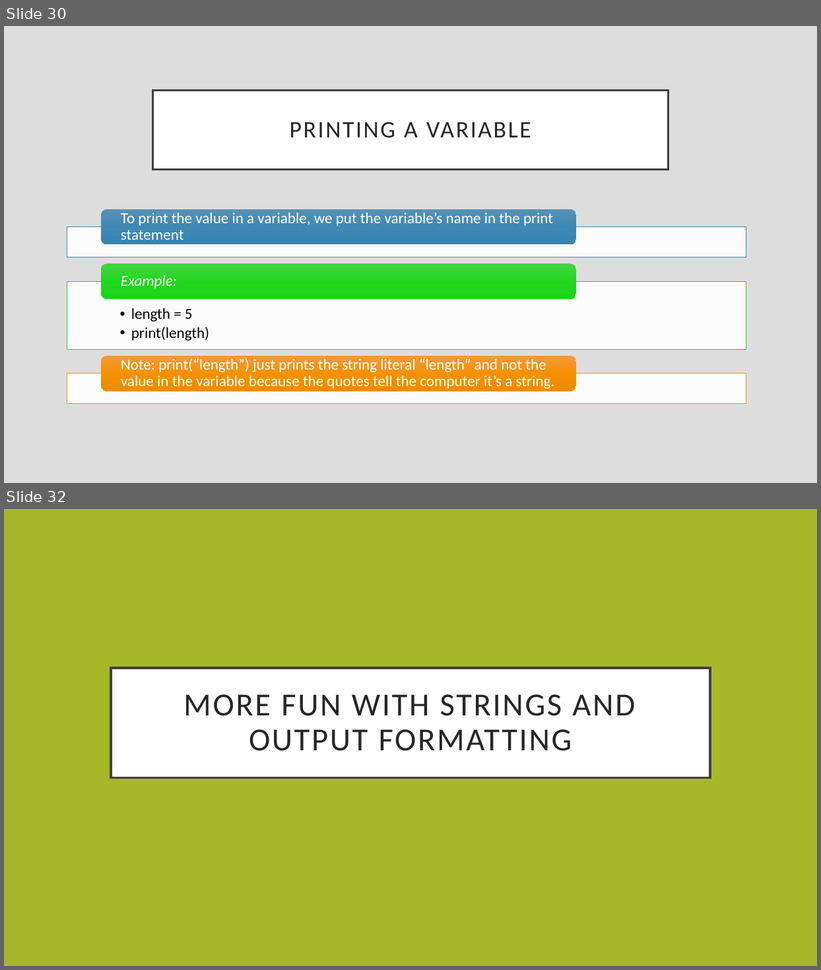
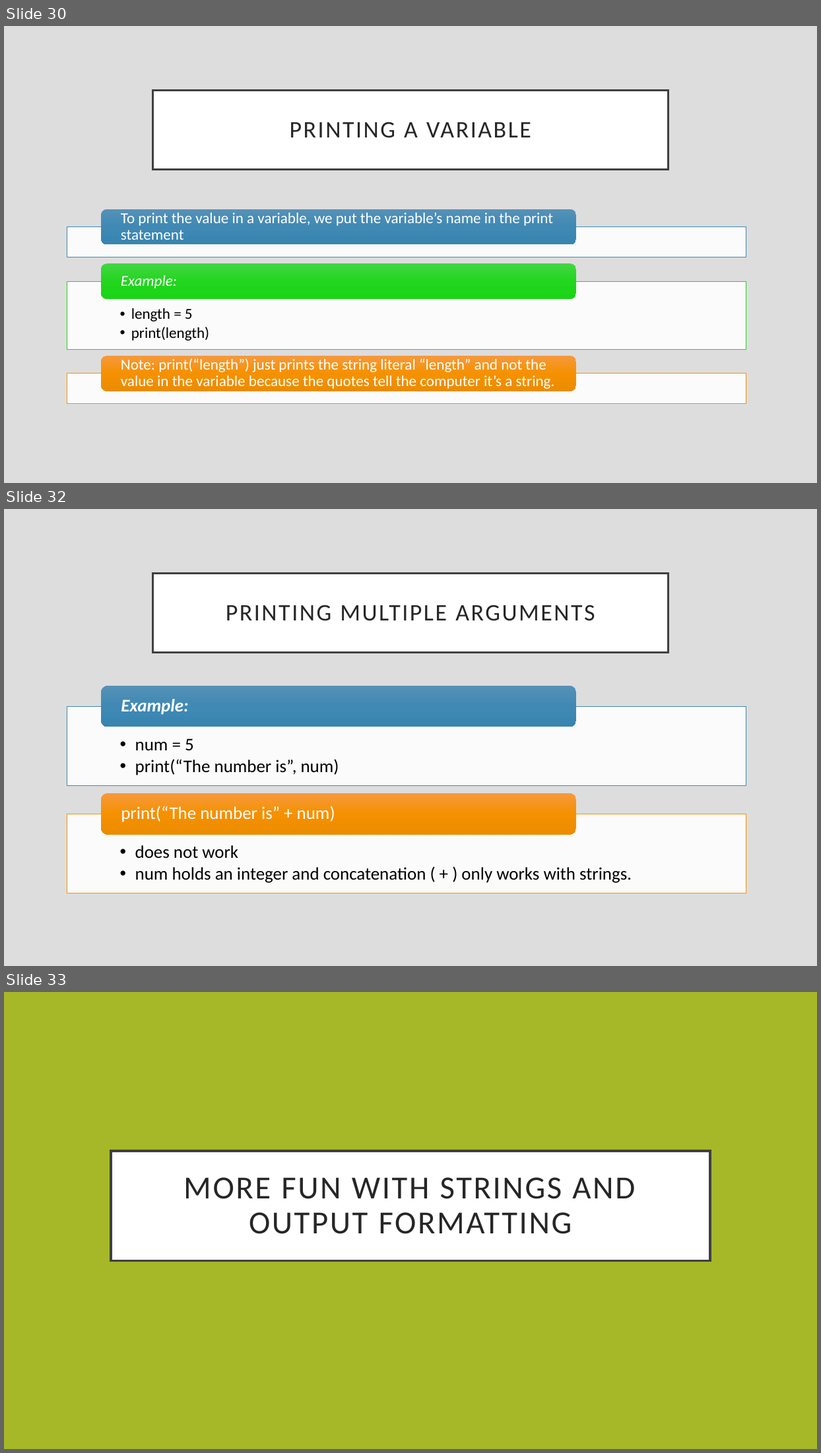
Before and after one commit to rsera/Junior-Knights, a slide deck: Python Lesson 1 Print Variables Data Types.pptx. Shown one above the other, each under a label of ours: slides 30 and 32 before the commit, slides 30, 32 and 33 after it; the slides between them are not shown. The pictures are 821x970 and 821x1453 pixels, drawn with LibreOffice and Linux fonts; fonts in the diff are those of the drawing. Boxes give left, top, right and bottom in pixels: in the first picture for what was removed or moved away, otherwise in the second. Text is boxed around its words. In the diff, an @@ line names an element or a change of style, - is before the commit and + after.

```diff
--- a/Python Lesson 1 Print Variables Data Types.pptx
+++ b/Python Lesson 1 Print Variables Data Types.pptx
@@ slide 32 added at [4, 509, 817, 966], background #DDDDDD @@
@@ title added at [153, 573, 668, 652], fill #FFFFFF, outline #404040 2.5 pt, 28 pt, text #262626 @@
+PRINTING MULTIPLE ARGUMENTS
@@ group added at [67, 686, 746, 893]: 4 texts, 2 rectangles, 2 rounded rectangles @@
+  • num = 5
+  • print(“The number is”, num)
+Example:
+  • does not work
+  • num holds an integer and concatenation ( + ) only works with strings.
+print(“The number is” + num)
@@ what was slide 32 is now slide 33 @@
```
Also in this commit, not shown: 3 slides changed.
